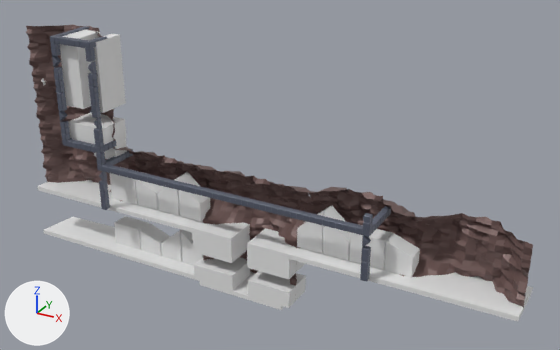
An edit to the FBX model Assets/Objects/Level meshes/Cave_proto1.fbx, drawn before and after from the same camera.
The view is the same before and after, from a 50 mm camera at (297.9, -485.8, 102.1) aimed at (194.5, -297.8, 8.1). The lights are fixed; the arrows at lower left show +X, +Y and +Z. Where no turn or scale is listed for an object, it has been applied to the vertices. Vertices at the same position are counted once.
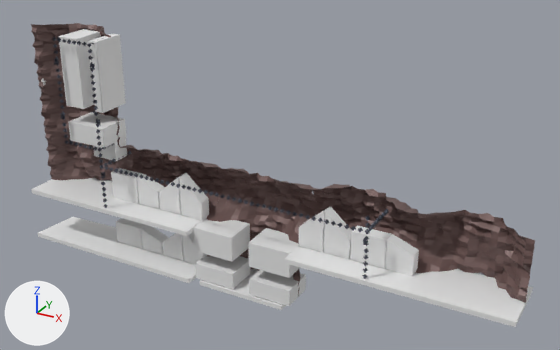
Where the newer file only moved an object's origin or applied its transform, the numbers keep the older frame.

Location of each change, [x1, y1, x2, y2] in pixels of the pictures (560 x 350 px):
'Level test 1', deleted (brown)
    before: [26, 25, 533, 307]
    faces in mat_rock (brown #705855): [26, 25, 533, 307]
    faces in mat_brick (dark blue #5b6070): [50, 26, 391, 282]
'Cave Walls', added (brown)
    after: [31, 23, 535, 303]
'Cube.202', mesh rescaled (11% taller)
    before: [289, 248, 533, 321]
    after: [284, 246, 533, 327]
'Cube.193', reshaped (6% taller)
    before: [43, 217, 195, 279]
    after: [38, 217, 196, 283]
'Cube.184', mesh rescaled (6% wider, 11% taller)
    before: [37, 180, 202, 232]
    after: [31, 178, 206, 236]
'Cave Guidelines.001', added
    after: [52, 28, 389, 279]

Patch to the scene script:
```diff
--- a/Assets/Objects/Level meshes/Cave_proto1.fbx.py
+++ b/Assets/Objects/Level meshes/Cave_proto1.fbx.py
@@ me_cube_238 @@
 me_cube_238.from_pydata(...)  # 8 vertices, 6 faces; spans x -50.1..16.3, y -10.0..6.0, z 6.8..8.2
 # used by ob_cube_202; location = (254.6, -300.5, -18.5)
+# me_cube_238 part 1: the whole mesh is scaled about its middle by (1, 1.18, 1), then moved by (0.0, -1.4, 0.0)
@@ me_cube_233 @@
 me_cube_233.from_pydata(...)  # 8 vertices, 6 faces; spans x -50.1..15.0, y -10.0..6.0, z 6.8..8.2
 # used by ob_cube_193; location = (155.2, -300.5, -35.5)
 # before: 0 (-50.1, -10.0, 6.8) at pixel (43, 233), 1 (-50.1, -10.0, 8.2) at pixel (43, 229), 4 (15.0, -10.0, 6.8) at pixel (194, 279), 5 (15.0, -10.0, 8.2) at pixel (194, 275)
+# me_cube_233 part 3
+for i in [0, 1, 4, 5]: me_cube_233.vertices[i].co += Vector((0.0, -2.8, 0.0))
@@ me_cube_223 @@
 me_cube_223.from_pydata(...)  # 8 vertices, 6 faces; spans x -50.1..15.0, y -10.0..6.0, z 6.8..8.2
 # used by ob_cube_184; location = (155.2, -300.5, -18.5)
+# me_cube_223 part 2: the whole mesh is scaled about its middle by (1, 1.18, 1), then moved by (0.0, -1.4, 0.0)
@@ me_cube_171_1 @@
+me_cube_171_1.from_pydata(...)  # 3720 vertices, 4038 faces; spans x -6667.0..4114.0, y -1451.0..4044.0, z -75.0..1472.0
+me_cube_171_1.materials.append(mat_brick)  # dark blue #5b6070
@@ me_cube_184 @@
+me_cube_184.from_pydata(...)  # 2299 vertices, 2048 faces; spans x -66.0..100.0, y -8.0..7.0, z -32.0..42.0
+me_cube_184.materials.append(mat_rock)  # brown #705855
@@ ob_level_test_1 @@
-ob_level_test_1 = bpy.data.objects.new('Level test 1', me_cube_171)
-ob_level_test_1.location = (163.2, -312.3, 4.4)
@@ ob_cave_guidelines_001 @@
+ob_cave_guidelines_001 = bpy.data.objects.new('Cave Guidelines.001', me_cube_171_1)
+ob_cave_guidelines_001.location = (163.2, -312.3, 4.4)
+ob_cave_guidelines_001.rotation_euler = (1.571, 0.0, -3.142)  # degrees (90, 0, -180)
+ob_cave_guidelines_001.scale = (0.01, 0.01, 0.01)
@@ ob_cave_guidelines @@
+ob_cave_guidelines = bpy.data.objects.new('Cave Guidelines', me_cube_171_1)
+ob_cave_guidelines.location = (163.2, -312.3, 4.4)
+ob_cave_guidelines.rotation_euler = (1.571, 0.0, -3.142)  # degrees (90, 0, -180)
+ob_cave_guidelines.scale = (0.01, 0.01, 0.01)
@@ ob_cave_walls @@
+ob_cave_walls = bpy.data.objects.new('Cave Walls', me_cube_184)
+ob_cave_walls.location = (171.4, -297.0, 3.6)
```
